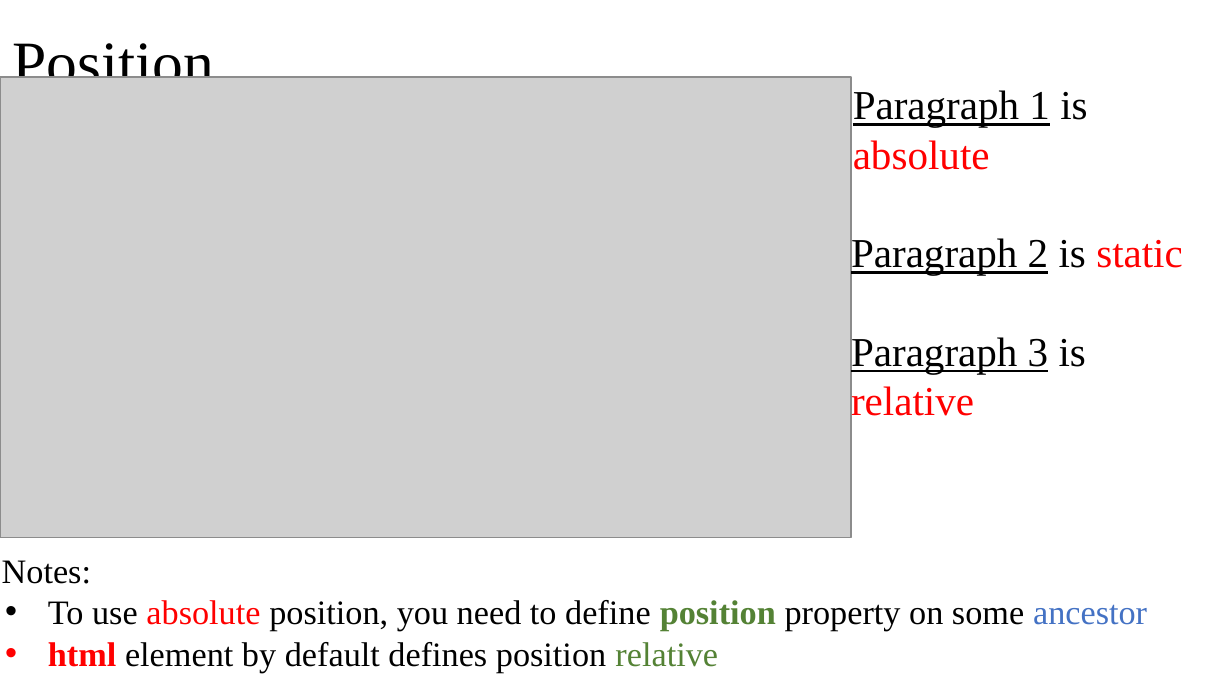
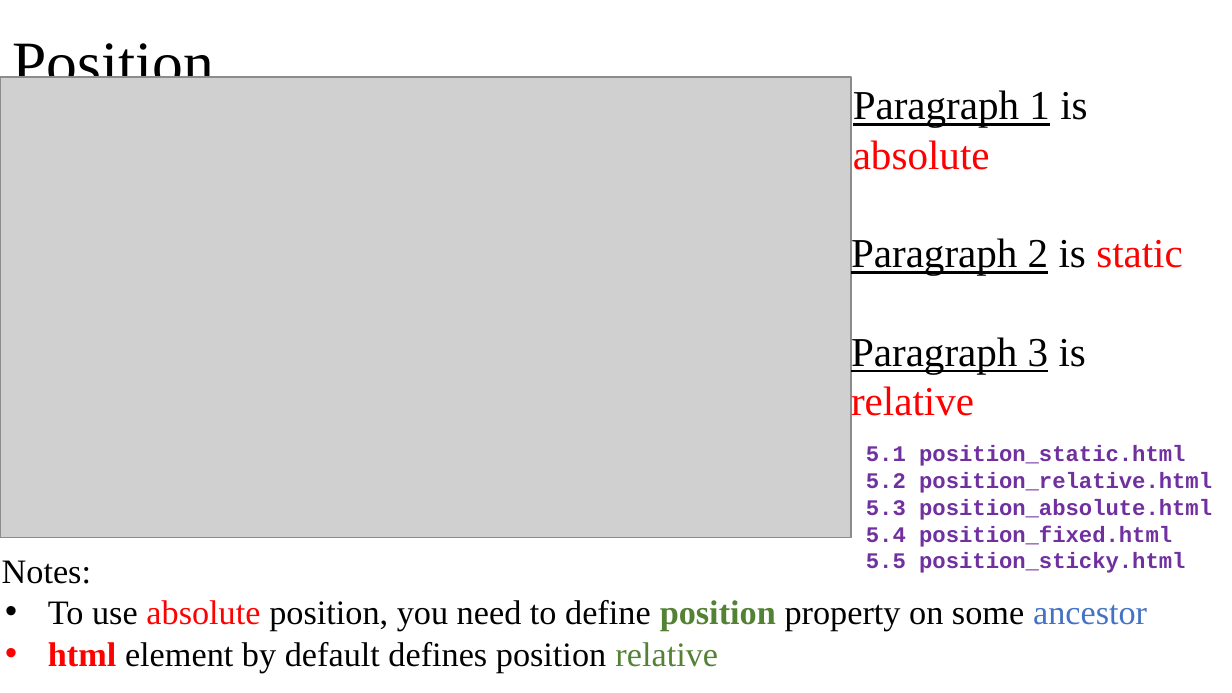
Before and after one commit to manglayev/nu-courses-material, a slide deck: slide 12 of CSCI-111/week-4/week-4-lecture.pptx. Drawn at 1232x693 pixels with LibreOffice and Linux fonts; fonts in the diff are those of the drawing; grey boxes stand for pictures. Boxes give left, top, right and bottom in pixels: in the first picture for what was removed or moved away, otherwise in the second. Text is boxed around its words. In the diff, an @@ line names an element or a change of style, - is before the commit and + after.

```diff
--- a/CSCI-111/week-4/week-4-lecture.pptx
+++ b/CSCI-111/week-4/week-4-lecture.pptx
@@ text added at box(866, 445, 1212, 573), 13 pt, text #7030A0, bold @@
+5.1 position_static.html
+5.2 position_relative.html
+5.3 position_absolute.html
+5.4 position_fixed.html
+5.5 position_sticky.html
```
Also in this commit, not shown: 8 other slides changed, 56 other files.
